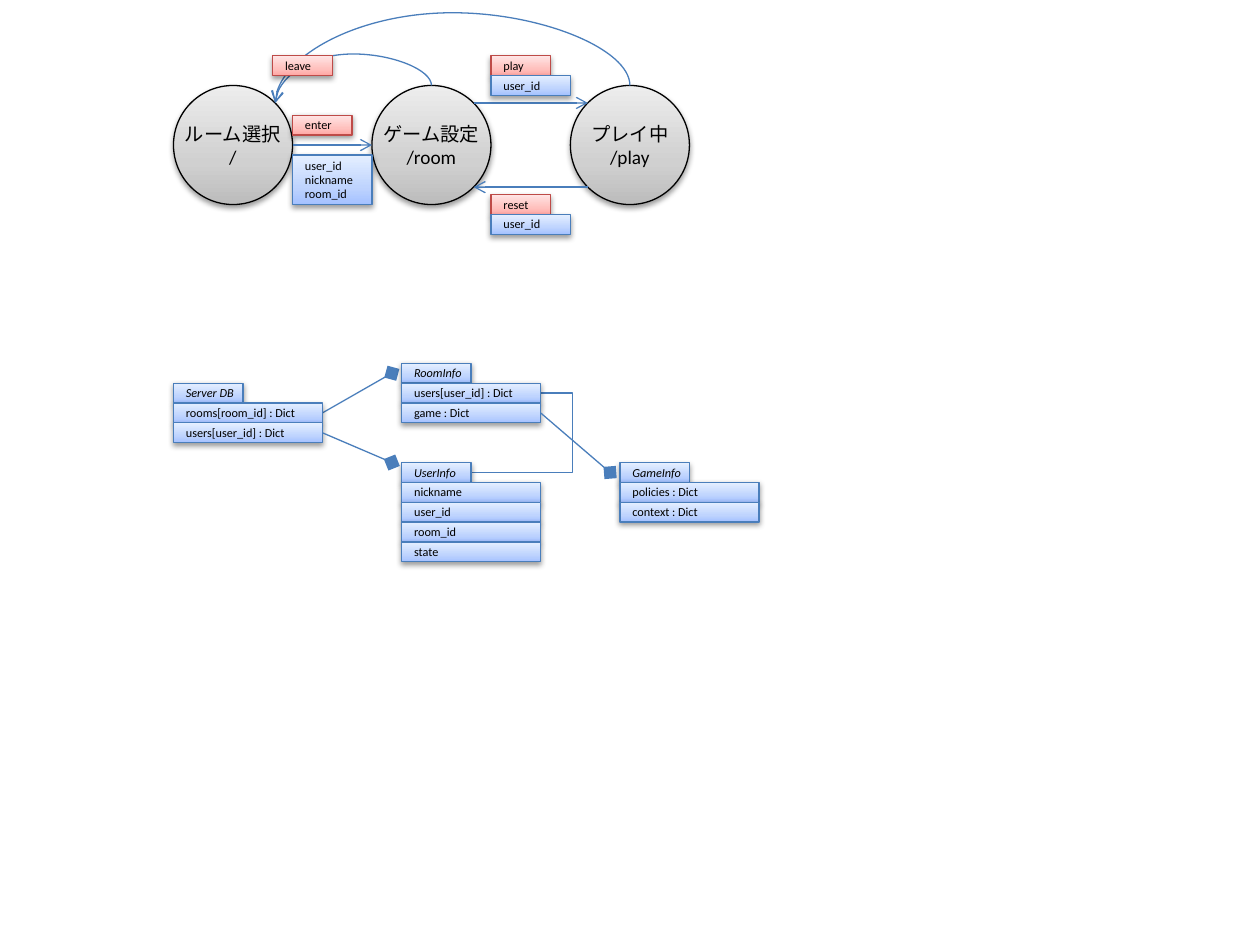
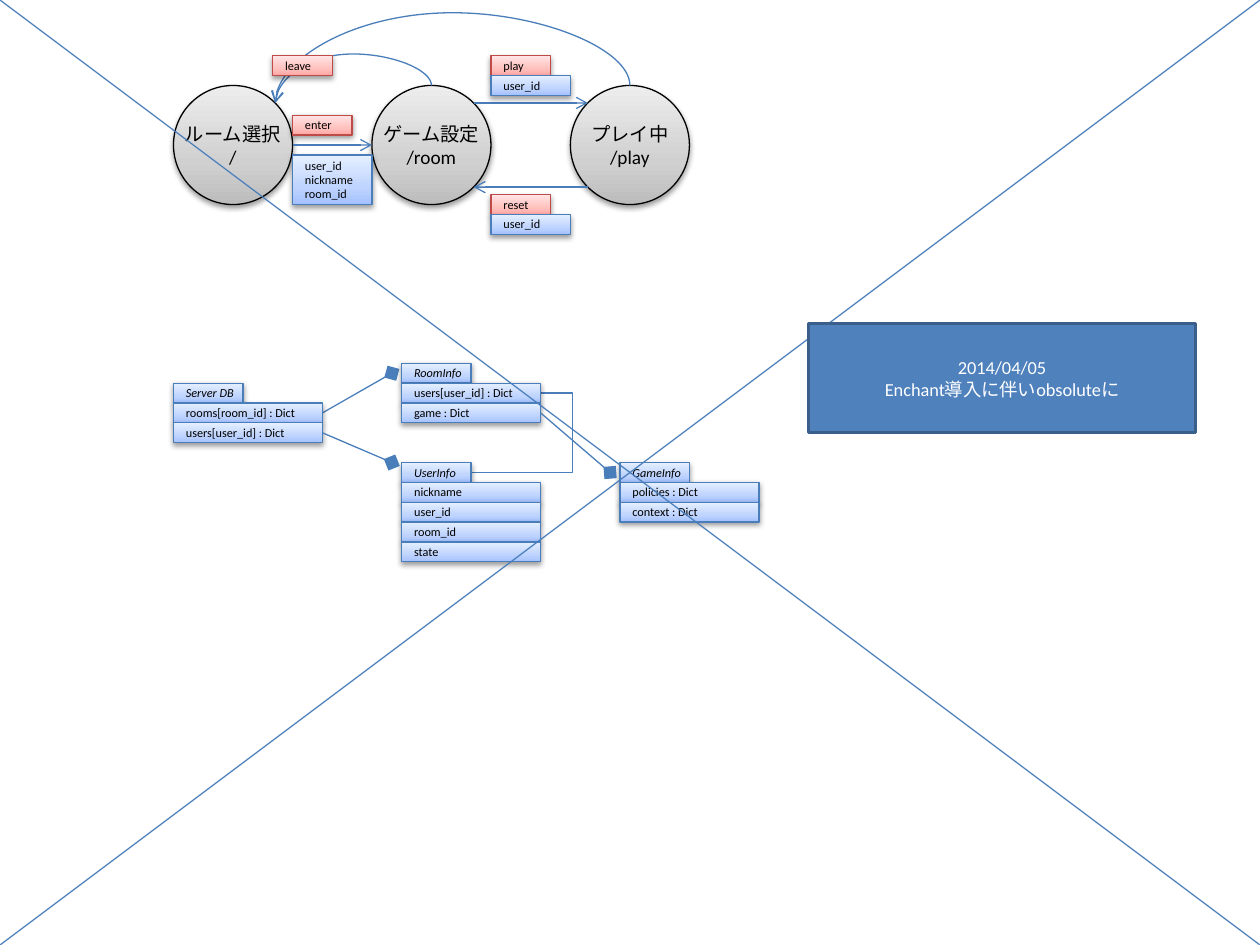
Before and after one commit to wys48/playing_card, a slide deck: slide 2 of doc/design.pptx (slide 1 before the commit). Drawn at 1260x945 pixels with LibreOffice and Linux fonts; fonts in the diff are those of the drawing. Boxes give left, top, right and bottom in pixels: in the first picture for what was removed or moved away, otherwise in the second. Text is boxed around its words. In the diff, an @@ line names an element or a change of style, - is before the commit and + after.

```diff
--- a/doc/design.pptx
+++ b/doc/design.pptx
@@ line added from (0, 0) to (1260, 945), #4B7EBC 0.75 pt @@
@@ line added from (0, 945) to (1260, 0), #4B7EBC 0.75 pt @@
@@ rectangle added at [809,324,1196,433], fill #4F81BD, outline #3A5F8C 2 pt, 10.5 pt, text #FFFFFF @@
+2014/04/05
+Enchant導入に伴いobsoluteに
```
Also in this commit, not shown: 1 slide added, 3 other files.
